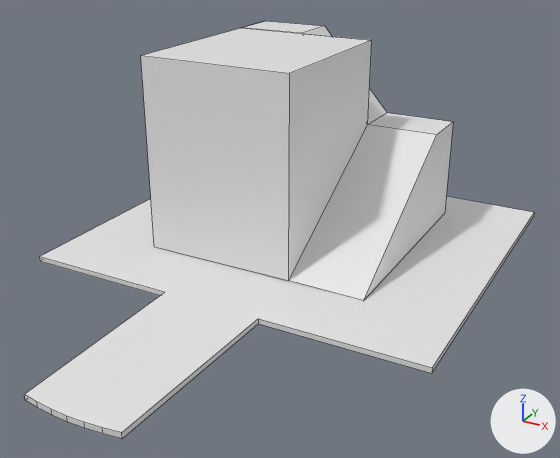
What one commit did to the Blender file MarballsUnity/Assets/Resources/Models/stage2_platform.blend.
Before and after are seen from a 50 mm lens placed at (67.6, -89.7, 66.7), pointed at (5.3, 23.7, 10.0). The lights are fixed; the arrows at lower right show +X, +Y and +Z. Mesh edges are drawn as thin lines.
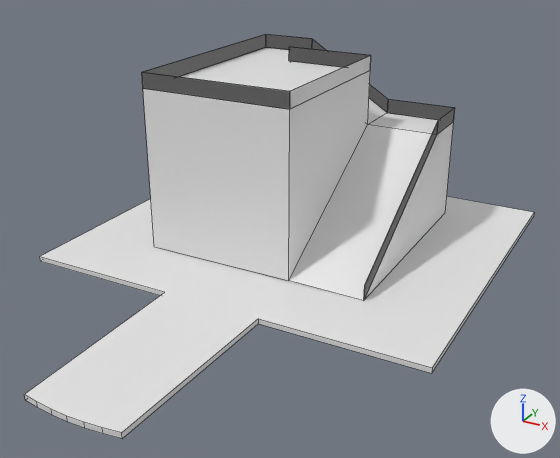
Boxes [x1, y1, x2, y2] around the edits, measured in the pictures (560 x 458 px):
'Circle', reshaped
    before: [24, 21, 534, 438]
    after: [24, 35, 534, 438]
part 1 of me_circle, added
    after: [142, 35, 455, 299]
part 2 of me_circle, built on
    before: [141, 21, 387, 281]
    after: [143, 35, 387, 281]

What changed in the scene script:
```text
Change me_circle:
    used by ob_circle; location = (0.0, 0.0, 0.0)
    remove me_circle.from_pydata(...)  # 42 vertices, 26 faces; spans x -40.0..40.0, y -27.3..78.1, z -0.5..38.9
    add me_circle.from_pydata(...)  # 71 vertices, 43 faces, 1 loose edge; spans x -40.0..40.0, y -27.3..78.1, z -0.5..35.9
    me_circle part 1: a new loose piece of 20 vertices spanning x -22.8..22.8, y 22.2..67.8, z 0.6..35.9
    me_circle part 2: 5 vertices moved from x -22.8..7.8, y 22.2..67.8, z 38.9 to x -22.8..7.9, y 22.2..67.8, z 24.4..32.9; 2 vertices removed from x -22.7..7.9, y 22.2..56.9, z 38.9; 11 vertices added at x -22.8..22.8, y 22.2..67.8, z 3.6..35.9
```
